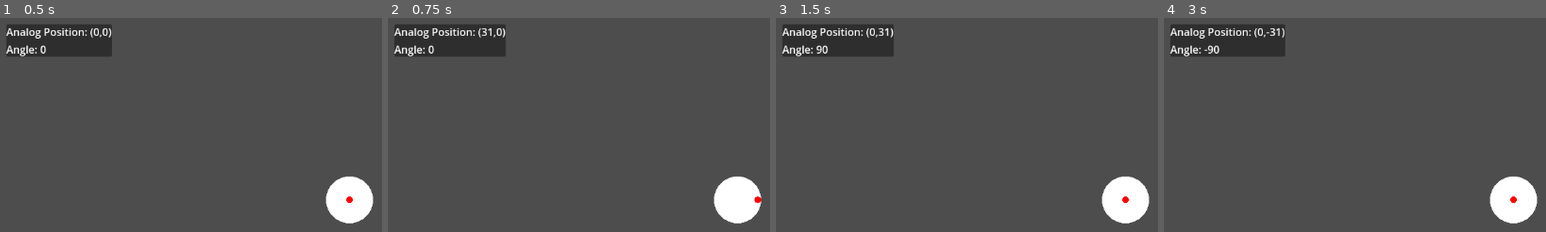
Above: before the commit, frames 1-4 (left to right).
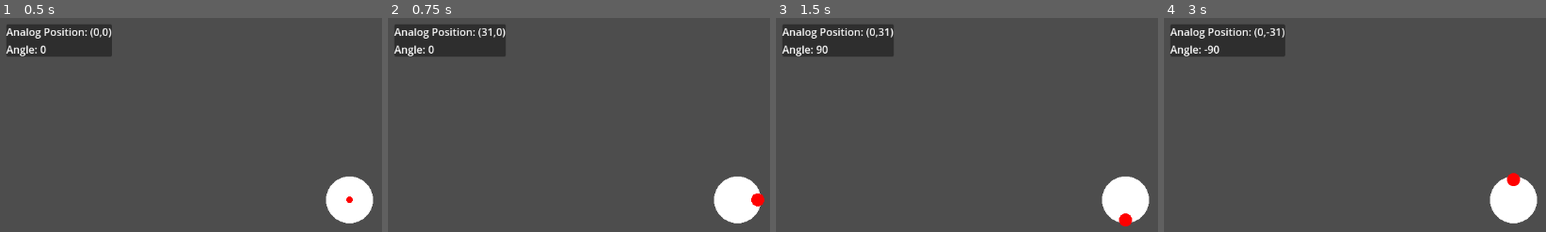
Above: after the commit, the same moments.

Repository: WobblyRonnoc/NecromancerGame
Game: Godot game, scene res://level.tscn
Same seed, same stepped clock (60 frames per second), same inputs: the game is played once before the commit and once after it.
Inputs:
- Up to frame 1 (0.5 s): no input
- Up to frame 2 (0.75 s): tap Enter at 0.5 s; hold Right (ui_right) from 0.53 s (still down)
- Up to frame 3 (1.5 s): tap Space at 1.25 s; release Right (ui_right) at 1.28 s; hold Down (ui_down) from 1.28 s (still down)
- Up to frame 4 (3 s): tap Enter at 2 s; release Down (ui_down) at 2.03 s; hold Right (ui_right) 2.03-2.78 s; tap Space at 2.75 s; hold Up (ui_up) from 2.78 s (still down)

Frame 1 is identical in both runs. In frame 2, 0.1% of the frame differs, in the area x 95-99%, y 82-89%; in frame 3, 0.2%, in the area x 89-94%, y 83-98%; in frame 4, 0.2%.

Commit message:
progress on analog display

Diff:
--- a/analog_input_viewer.gd
+++ b/analog_input_viewer.gd
@@ -1,20 +1,46 @@
 extends Node2D
 
-var radius : float = 31
+#TODO: lock to cardinal until at edge (no changing mind before done reaching for edge)
+
+@export var radius : float = 31
+@onready var id_coords : Dictionary = {"up": Vector2(0, -radius), "right": Vector2(radius, 0), "Down": Vector2(0, radius), "left": Vector2(-radius, 0)}
+
 @onready var analog = $AnalogPosition
 @onready var back = $back
+@onready var analog_vector
 
 func _process(delta):
-	var analog_vector = Input.get_vector("ui_left","ui_right","ui_up","ui_down")
+	Global.analog_position = analog.position
+	Global.analog_angle = rad_to_deg(back.position.angle_to(analog.position))
+
+	analog_vector = Input.get_vector("ui_left","ui_right","ui_up","ui_down",-1.0)
 	analog.position = analog_vector * radius
 	analog.position.clamp(position, analog_vector * radius)
 
-	Global.analog_position = analog.position
-	Global.analog_angle = rad_to_deg(back.position.angle_to(analog.position))
+	if analog.position.length() < 28:
+		lock_to_cardinals()
+	else:
+		analog.scale.x = 20
+		analog.scale.y = 20
 
-	# FIXME: this is gross
-	if (Global.analog_angle > -45.0 && Global.analog_angle < 45.0) || (Global.analog_angle > -145.0 && Global.analog_angle < 360.0 || Global.analog_angle < 145.0 && Global.analog_angle < 180.0 ):
+func lock_to_cardinals():
+	analog.scale.x = 10
+	analog.scale.y = 10
+
+	# lock the position to cardinals until at the outer circumference
+
+	#up
+	if (Global.analog_angle > -145.0 && Global.analog_angle < -45.0):
+		analog.position.x = 0
+
+	#down
+	if (Global.analog_angle < 145.0 && Global.analog_angle > 45.0):
+		analog.position.x = 0
+
+	#right
+	if (Global.analog_angle > -45.0 && Global.analog_angle < 45.0):
 		analog.position.y = 0
 
-	if (Global.analog_angle > -145.0 && Global.analog_angle < -45.0):
-		analog.position.x = 0
+	#left
+	if ( (Global.analog_angle < -145.0 && Global.analog_angle > -179.0) || (Global.analog_angle > 145.0 && Global.analog_angle < 180.0) ):
+		analog.position.y = 0
--- a/analog_input_viewer.tscn
+++ b/analog_input_viewer.tscn
@@ -18,5 +18,5 @@
 modulate = Color(1, 0, 0, 1)
 self_modulate = Color(1, 0, 1, 1)
 position = Vector2(2.38419e-07, 0.00171113)
-scale = Vector2(10.0113, 10.0034)
+scale = Vector2(10.008, 10)
 mesh = SubResource("SphereMesh_v268m")
